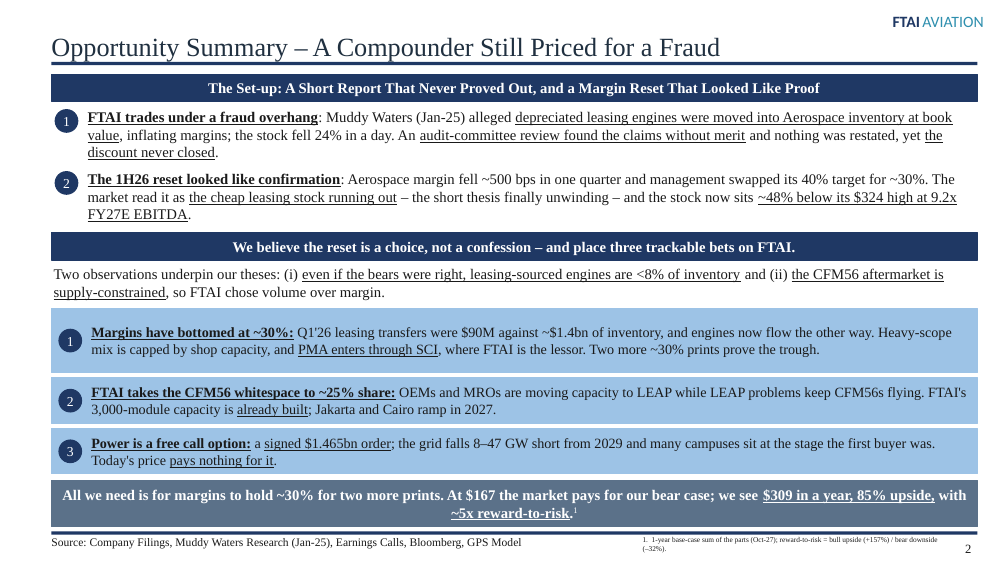
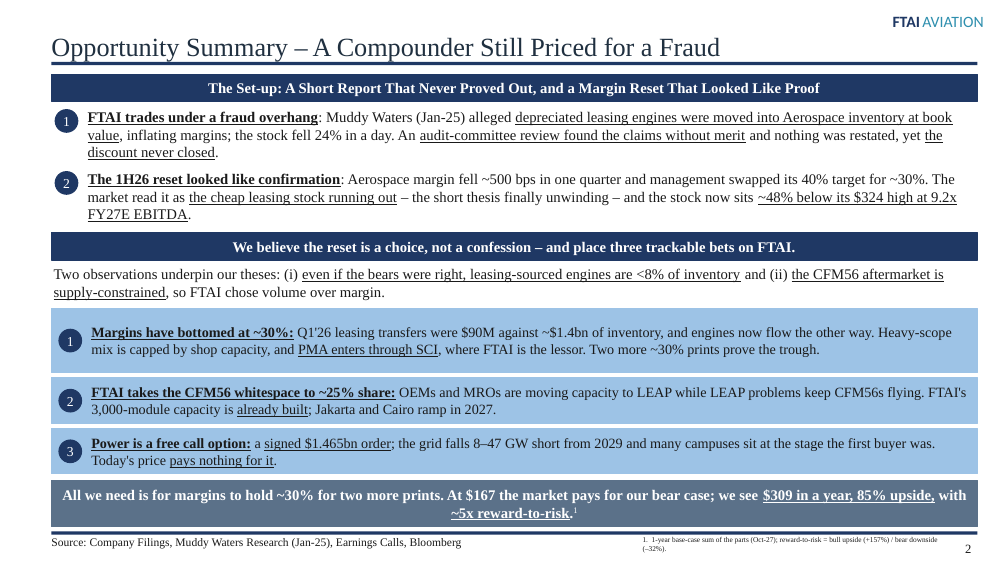
Before and after one commit to maxlsmls-dot/SPOT, a slide deck: slide 2 of ftai_pitch/FTAI_Long_Pitch.pptx. Drawn at 1008x567 pixels with LibreOffice and Linux fonts; fonts in the diff are those of the drawing. Boxes give left, top, right and bottom in pixels: in the first picture for what was removed or moved away, otherwise in the second. Text is boxed around its words. In the diff, an @@ line names an element or a change of style, - is before the commit and + after.

```diff
--- a/ftai_pitch/FTAI_Long_Pitch.pptx
+++ b/ftai_pitch/FTAI_Long_Pitch.pptx
@@ text at [51,538,462,549]: text changed @@
-Source: Company Filings, Muddy Waters Research (Jan-25), Earnings Calls, Bloomberg, GPS Model
+Source: Company Filings, Muddy Waters Research (Jan-25), Earnings Calls, Bloomberg
```
Also in this commit, not shown: 11 other slides changed, 12 other files.
